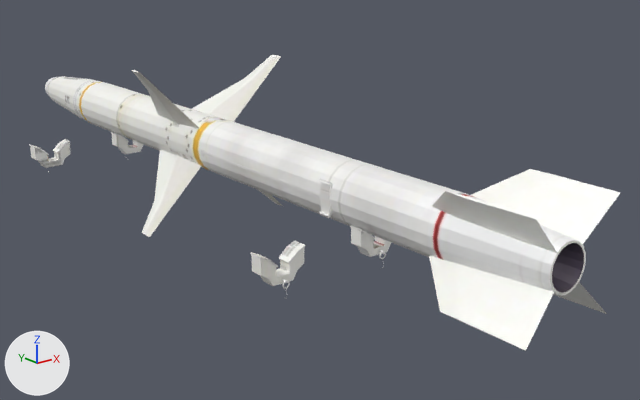
The glTF model fortuna-bot-web/games/airdef/models/w_agm88.glb, before and after one commit.
Both versions are drawn from a 50 mm camera at (-2.18, -3.65, 1.05) aimed at (0.4, -0.42, -0.25). Arrows for +X, +Y and +Z are at lower left; the lights stay in place. The picture after the commit comes second. Vertices at exactly the same position are counted once.

The first picture shows 'body|Tex_0271_0.png', 'body|material_3'.
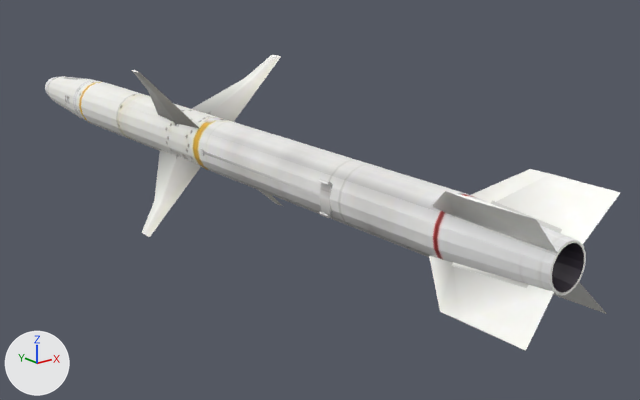
The newer file is also turned or shifted as a whole; pictures and numbers use the older file's frame.

Changed parts and their boxes (x1, y1, x2, y2) in the pictures (640 x 400 px):
'body|material_3', deleted
    before: (29, 132, 392, 298)

The change, as a list of edits to the scene's bpy script:
```text
Change img_image_0:
    img_image_0: load_image('Image_0', '_unpacked/Image_0', 512, 512, 'sRGB') -> load_image('Image_0', '_unpacked/Image_0', 512, 256, 'sRGB')
Change mat_tex_0271_0_png:
    add n3 = _N.new('ShaderNodeMix'); n3.name = 'Mix'
    add n3.data_type = 'RGBA'
    add n3.blend_type = 'MULTIPLY'
    add n3.inputs[0].default_value = 1.0  # 'Factor'
    add n4 = _N.new('ShaderNodeVertexColor'); n4.name = 'Color Attribute'
    where n2 = _N.new('ShaderNodeTexImage'); n2.name = 'Image Texture'
    n2.image: img_image_1 -> img_image_0
    where n0 = _N.new('ShaderNodeBsdfPrincipled'); n0.name = 'Principled BSDF'
    remove _L.new(n2.outputs[0], n0.inputs[0])  # 'Color' to 'Base Color'
    add _L.new(n3.outputs[2], n0.inputs[0])  # 'Result' to 'Base Color'
    add _L.new(n4.outputs[0], n3.inputs[7])  # 'Color' to 'B'
    add _L.new(n2.outputs[0], n3.inputs[6])  # 'Color' to 'A'
Change me_body_tex_0271_0_png:
    where me_body_tex_0271_0_png.from_pydata(...)  # 412 vertices, 725 faces; spans x -0.31..0.49, y -2.11..2.11, z -0.4..0.4
    used by ob_body_tex_0271_0_png; location = (0.0, 0.0, 0.0)
    me_body_tex_0271_0_png part 1: vertex colours changed
Remove ob_body_material_3:
    ob_body_material_3 = bpy.data.objects.new('body|material_3', me_body_material_3)
    ob_body_material_3.location = (0.0, 0.0, 0.0)
```
